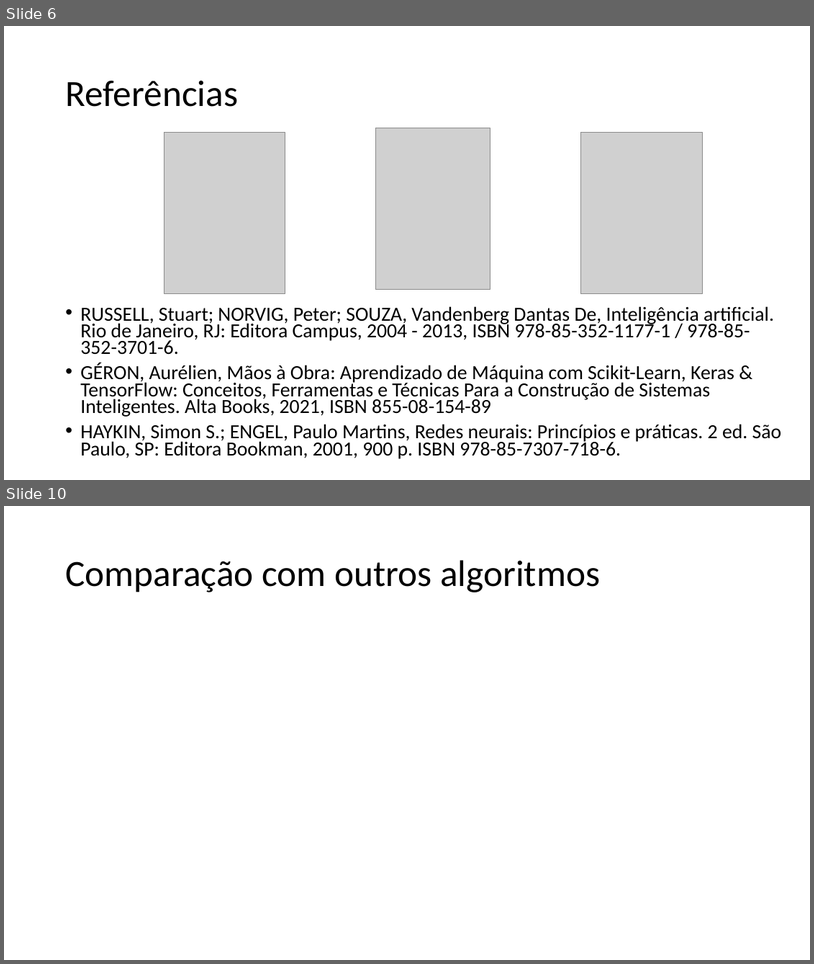
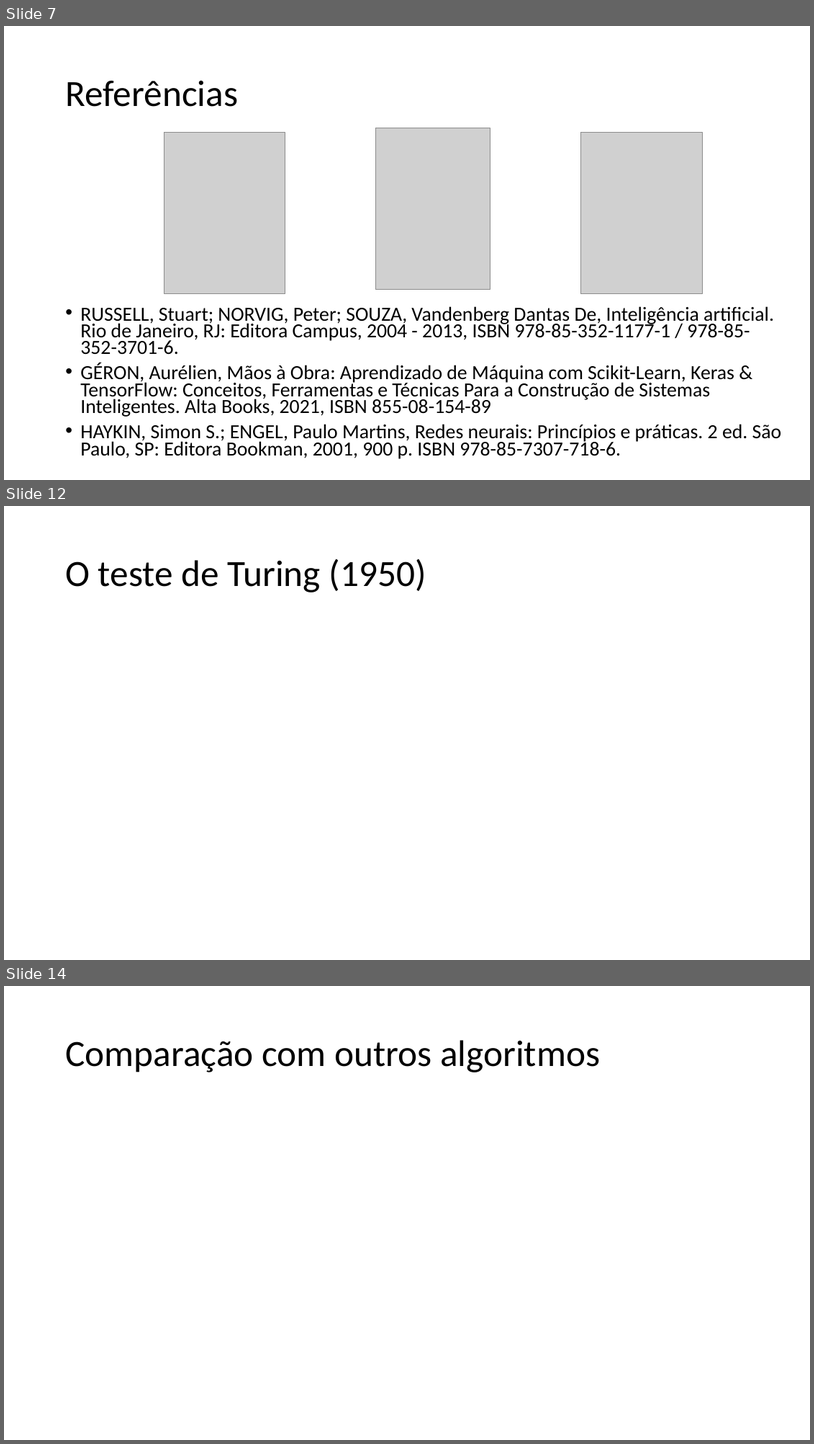
Before and after one commit to zz4fap/c24_inteligencia_artificial, a slide deck: slides/C24_Introdução.pptx. Shown one above the other, each under a label of ours: slides 6 and 10 before the commit, slides 7, 12 and 14 after it; the slides between them are not shown. The pictures are 814x964 and 814x1444 pixels, drawn with LibreOffice and Linux fonts; fonts in the diff are those of the drawing; grey boxes stand for pictures. Boxes give left, top, right and bottom in pixels: in the first picture for what was removed or moved away, otherwise in the second. Text is boxed around its words. In the diff, an @@ line names an element or a change of style, - is before the commit and + after.

```diff
--- a/slides/C24_Introdução.pptx
+++ b/slides/C24_Introdução.pptx
@@ slide 12 added at (x1=4, y1=506, x2=810, y2=960), background #FFFFFF @@
@@ title added at (x1=65, y1=559, x2=427, y2=592), 44 pt, text #000000 @@
+O teste de Turing (1950)
@@ what was slide 6 is now slide 7 @@
@@ what was slide 10 is now slide 14 @@
```
Also in this commit, not shown: 3 slides changed, 5 other slides added, 2 slides removed.
